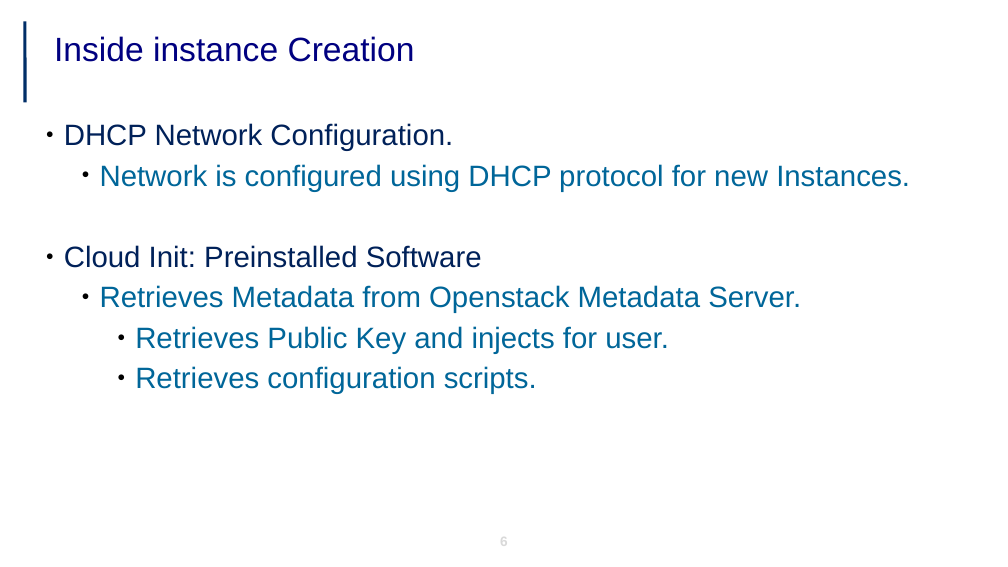
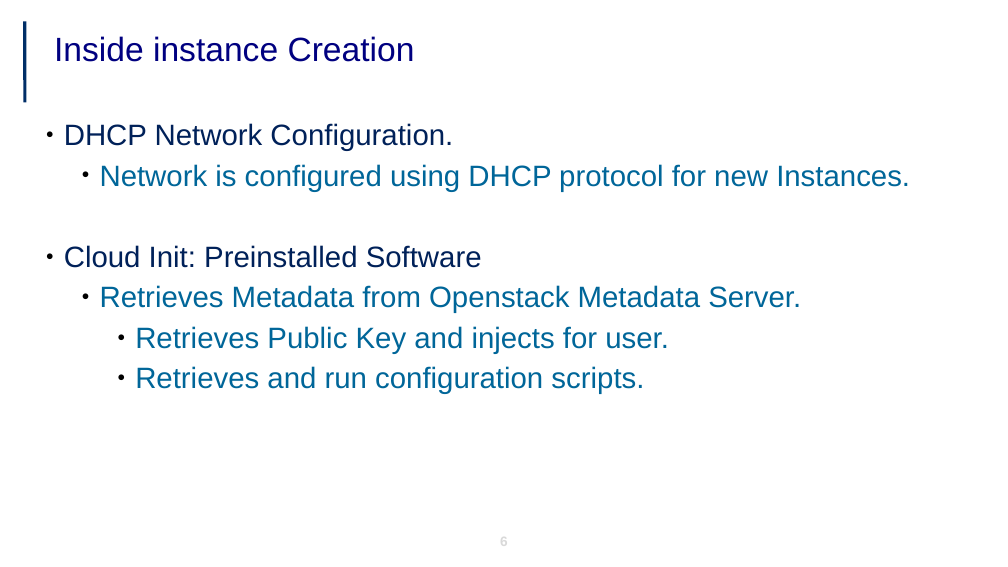
Before and after one commit to jicarretero/SummitMalaga2017, a slide deck: slide 6 of FiwareImageHandling.odp. Drawn at 1008x567 pixels with LibreOffice and Linux fonts; fonts in the diff are those of the drawing; background and template pictures are left out. Boxes give left, top, right and bottom in pixels: in the first picture for what was removed or moved away, otherwise in the second. Text is boxed around its words. In the diff, an @@ line names an element or a change of style, - is before the commit and + after.

```diff
--- a/FiwareImageHandling.odp
+++ b/FiwareImageHandling.odp
@@ text at (135,366,644,394): text changed @@
-        ● Retrieves configuration scripts.
+        ● Retrieves and run configuration scripts.
```
Also in this commit, not shown: 2 other slides changed, 2 other files.
